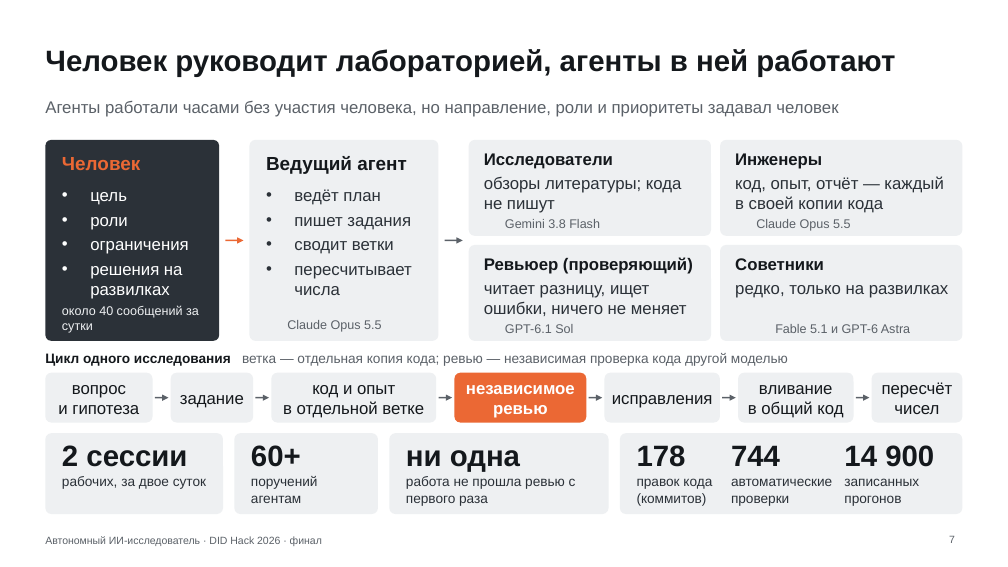
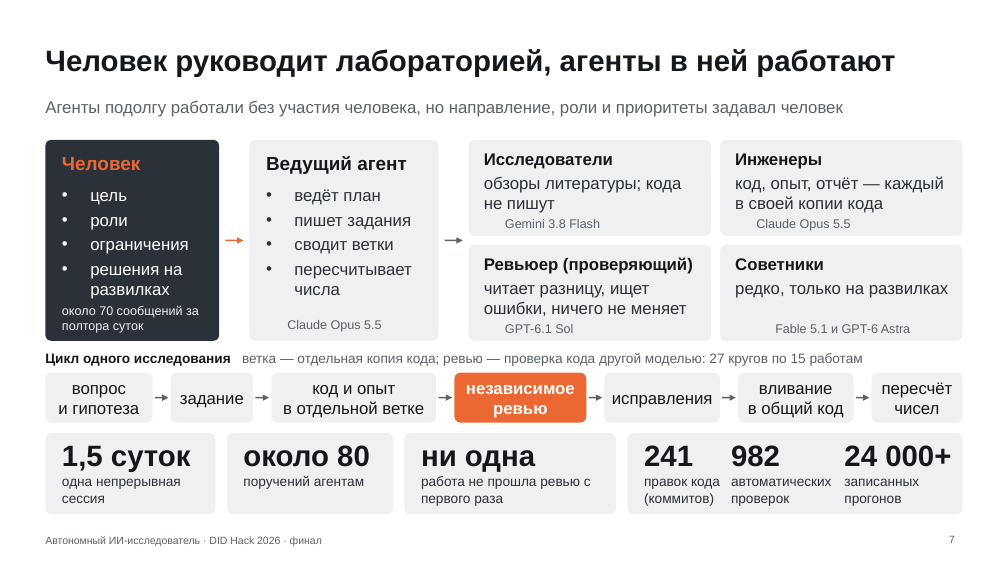
Before and after one commit to Mput13/did-hack, a slide deck: slide 7 of presentation/final.pptx. Drawn at 1008x567 pixels with LibreOffice and Linux fonts; fonts in the diff are those of the drawing; background and template pictures are left out. Boxes give left, top, right and bottom in pixels: in the first picture for what was removed or moved away, otherwise in the second. Text is boxed around its words. In the diff, an @@ line names an element or a change of style, - is before the commit and + after.

```diff
--- a/presentation/final.pptx
+++ b/presentation/final.pptx
@@ text at bbox=[45, 101, 843, 117]: text changed @@
-Агенты работали часами без участия человека, но направление, роли и приоритеты задавал человек
+Агенты подолгу работали без участия человека, но направление, роли и приоритеты задавал человек
@@ text at bbox=[62, 305, 199, 333]: text changed @@
-около 40 сообщений за сутки
+около 70 сообщений за полтора суток
@@ text at bbox=[45, 353, 863, 366]: text changed @@
-Цикл одного исследования ветка — отдельная копия кода; ревью — независимая проверка кода другой моделью
+Цикл одного исследования ветка — отдельная копия кода; ревью — проверка кода другой моделью: 27 кругов по 15 работам
@@ rounded rectangle: place and size @@
-rounded rectangle at bbox=[45, 433, 223, 514]
+rounded rectangle at bbox=[45, 433, 216, 514]
@@ text at bbox=[62, 445, 191, 472]: text changed @@
-2 сессии
+1,5 суток
@@ rounded rectangle: place and size @@
-rounded rectangle at bbox=[234, 433, 378, 514]
+rounded rectangle at bbox=[227, 433, 393, 514]
@@ text at bbox=[243, 445, 370, 467]: text changed @@
-60+
+около 80
@@ rounded rectangle: place and size @@
-rounded rectangle at bbox=[389, 433, 609, 514]
+rounded rectangle at bbox=[405, 433, 616, 514]
@@ text "ни одна": place and size @@
-text "ни одна" at bbox=[406, 450, 520, 472]
+text "ни одна" at bbox=[421, 450, 535, 472]
@@ rounded rectangle: place and size @@
-rounded rectangle at bbox=[620, 433, 963, 514]
+rounded rectangle at bbox=[628, 433, 963, 514]
@@ text at bbox=[644, 445, 693, 466]: text changed @@
-178
+241
@@ text at bbox=[731, 445, 780, 467]: text changed @@
-744
+982
@@ text at bbox=[844, 445, 951, 467]: text changed @@
-14 900
+24 000+
@@ text at bbox=[62, 478, 181, 503]: text changed @@
-рабочих, за двое суток
+одна непрерывная сессия
@@ text "поручений агентам" rewrapped from bbox=[251, 476, 318, 503] to bbox=[243, 476, 364, 489] @@
@@ text "работа не прошла ревью с ...": place and size @@
-text "работа не прошла ревью с ..." at bbox=[406, 476, 576, 506]
+text "работа не прошла ревью с ..." at bbox=[421, 476, 591, 506]
@@ text "правок кода (коммитов)": place and size @@
-text "правок кода (коммитов)" at bbox=[637, 478, 712, 506]
+text "правок кода (коммитов)" at bbox=[644, 478, 720, 506]
@@ text at bbox=[731, 478, 832, 506]: text changed @@
-автоматические проверки
+автоматических проверок
```
Also in this commit, not shown: 10 other slides changed, 3 slides added, 2 slides removed, 20 other files.
